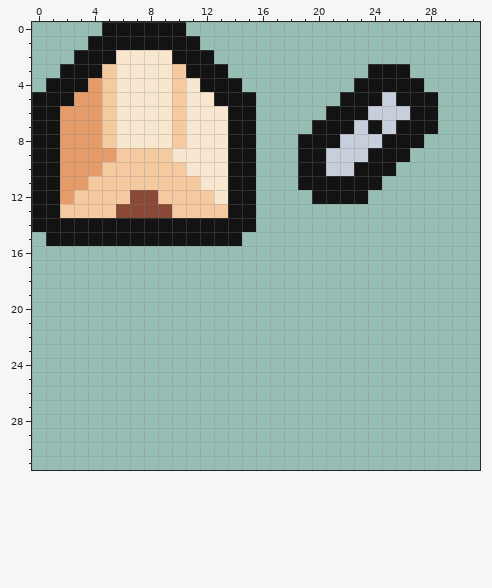
Edited in one commit: pixel-art sprite (Cultura Project/Assets/Sprites/UI/UI Icons.png). Above: the version before the commit.
The file is 32x32 pixels.
After:
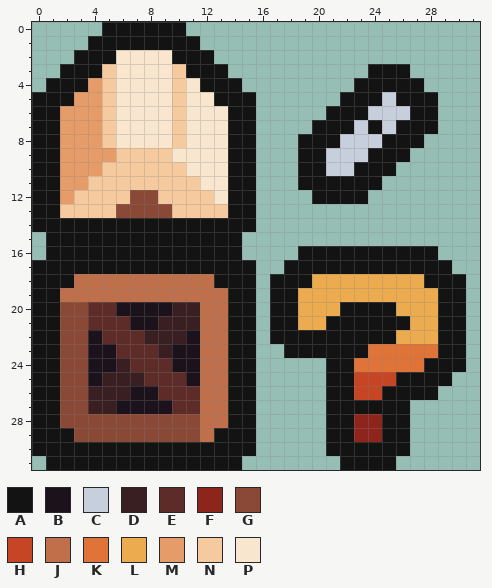
Palette (. is transparent): A #131313  B #1c121c  C #c7cfdd  D #391f21  E #5d2c28  F #8e251d  G #8a4836  H #c64524  J #bf6f4a  K #e07438  L #edab50  M #e69c69  N #f6ca9f  P #f9e6cf
Difference:
The edit adds colour A in row 16 at x 1 to 14 and 19 to 28; in row 17 at x 0 to 15 and 18 to 29; in row 18 at x 0 to 2, 13 to 15, 17 to 19 and 28 to 30; in row 19 at x 0 to 1, 14 to 15, 17 to 18 and 29 to 30; in row 20 at x 0 to 1, 14 to 15, 17 to 18, 22 to 25 and 29 to 30; in row 21 at x 0 to 1, 14 to 15, 17 to 18, 21 to 26 and 29 to 30.
The edit adds colour A in row 22 at x 0 to 1, 14 to 15, 17 to 25 and 29 to 30; in row 23 at x 0 to 1, 14 to 15, 18 to 23 and 29 to 30; in row 24 at x 0 to 1, 14 to 15, 21 to 22 and 28 to 30; in row 25 at x 0 to 1, 14 to 15, 21 to 22 and 26 to 29; in row 26 at x 0 to 1, 14 to 15, 21 to 22 and 25 to 28; in row 27 at x 0 to 1, 14 to 15 and 21 to 26.
The edit adds colour A in row 28 at x 0 to 1, 14 to 15, 21 to 22 and 25 to 26; in row 29 at x 0 to 2, 13 to 15, 21 to 22 and 25 to 26; in row 30 at x 0 to 15 and 21 to 26; in row 31 at x 1 to 14 and 22 to 25.
The edit adds colour B in row 20 at x 6 to 9; in row 21 at x 7 to 8; in row 22 at x 4 and 11; in rows 23 to 24 at x 4 to 5 and 10 to 11; in row 25 at x 4 and 11; in row 26 at x 7 to 8.
The edit adds colour B in row 27 at x 6 to 9.
The edit adds colour D in row 20 at x 10 to 11; in row 21 at x 9 to 11; in row 22 at x 8 to 10; in row 23 at x 9; in row 24 at x 6; in row 25 at x 5 to 7.
The edit adds colour D in row 26 at x 4 to 6; in row 27 at x 4 to 5.
The edit adds colour E in row 20 at x 4 to 5; in row 21 at x 4 to 6; in row 22 at x 5 to 7; in row 23 at x 6 to 8; in row 24 at x 7 to 9; in row 25 at x 8 to 10.
The edit adds colour E in row 26 at x 9 to 11; in row 27 at x 10 to 11.
The edit adds colour F in rows 28 to 29 at x 23 to 24.
The edit adds colour G in rows 20 to 27 at x 2 to 3; in row 28 at x 2 to 11; in row 29 at x 3 to 11.
The edit adds colour H in row 25 at x 23 to 25; in row 26 at x 23 to 24.
The edit adds colour J in row 18 at x 3 to 12; in row 19 at x 2 to 13; in rows 20 to 28 at x 12 to 13; in row 29 at x 12.
The edit adds colour K in row 23 at x 24 to 28; in row 24 at x 23 to 27.
The edit adds colour L in row 18 at x 20 to 27; in row 19 at x 19 to 28; in row 20 at x 19 to 21 and 26 to 28; in row 21 at x 19 to 20 and 27 to 28; in row 22 at x 26 to 28.
Boxes around the changes in both pictures, in picture pixels (x1, y1, x2, y2):
added: (32, 246, 466, 470)
